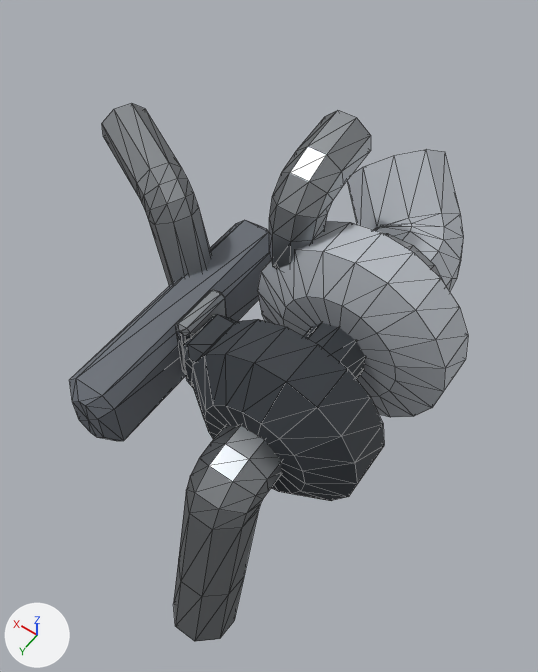
Two versions of the glTF model assets/parts/turbo/vortex_r_big_turbo.glb, one commit apart.
Both versions are drawn from a 50 mm lens placed at (-0.499, 0.441, 0.472), pointed at (-0.221, 0.052, -0.14). Lighting does not change. The marker at lower left points along +X, +Y and +Z. The first picture is the older version. Mesh edges are drawn as thin lines. Vertices at exactly the same position are counted once.

Objects in the first picture: 'model'.
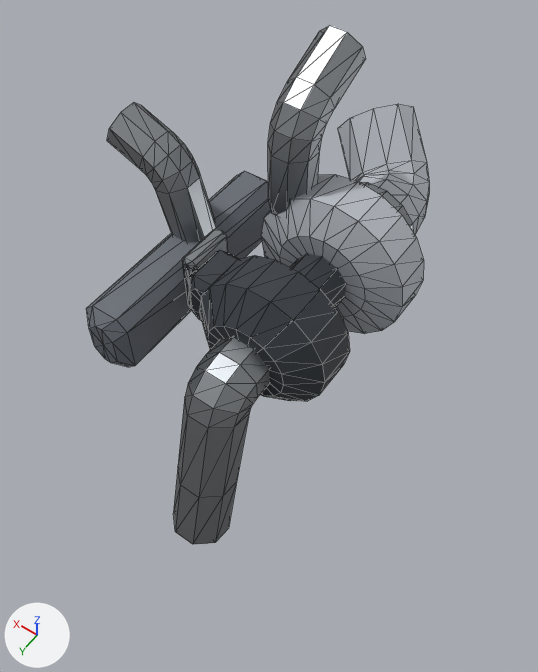
Edits to the scene script, one JSON object a line:
```json
{"block": "me_model", "where": "# used by ob_model"}
{"op": "remove", "block": "me_model", "code": "me_model.from_pydata(...)  # 614 vertices, 1160 faces; spans x -0.83..0.83, y -1.0..1.0, z -0.75..0.75"}
{"op": "add", "block": "me_model", "code": "me_model.from_pydata(...)  # 614 vertices, 1160 faces; spans x -0.67..0.67, y -1.0..1.0, z -0.84..0.84"}
{"block": "me_model", "change": "me_model part 1: the loose piece of 34 vertices spanning x 0.02..0.1, y 0.09..0.33, z -0.12..0.2 is moved by (0.08, -0.01, -0.08)"}
{"block": "me_model", "change": "me_model part 2: the loose piece of 30 vertices spanning x -0.66..-0.17, y -0.42..-0.28, z -0.16..0.32 is scaled about its middle by (0.862, 1.01, 0.862), then moved by (0.11, -0.02, -0.08)"}
{"block": "me_model", "change": "me_model part 3: the loose piece of 58 vertices spanning x -0.53..-0.3, y 0.51..1.0, z -0.75..0.19 is moved by (0.11, 0.0, -0.09)"}
{"block": "me_model", "change": "me_model part 4: the loose piece of 34 vertices spanning x -0.27..0.03, y 0.15..0.39, z -0.08..0.18 is moved by (0.08, -0.01, -0.08)"}
{"block": "me_model", "change": "me_model part 5: the loose piece of 74 vertices spanning x -0.77..-0.06, y 0.21..0.53, z -0.27..0.43 is scaled about its middle by (0.862, 1.01, 0.862), then moved by (0.11, -0.01, -0.08)"}
{"block": "me_model", "change": "me_model part 6: the loose piece of 22 vertices spanning x -0.54..-0.3, y -0.03..0.23, z -0.05..0.2 is moved by (0.11, -0.01, -0.08)"}
{"block": "me_model", "change": "me_model part 7: the loose piece of 82 vertices spanning x -0.83..0.0, y -0.3..-0.01, z -0.34..0.49 is scaled about its middle by (0.862, 1.01, 0.862), then moved by (0.11, -0.02, -0.08)"}
{"block": "me_model", "change": "me_model part 8: the loose piece of 34 vertices spanning x 0.09..0.31, y -0.38..0.73, z -0.2..0.12 is moved by (0.08, -0.01, -0.09)"}
{"block": "me_model", "change": "me_model part 9: 112 of 614 vertices moved; they spanned x -0.62..-0.01, y -1.0..-0.05, z -0.14..0.75 and now span x -0.49..0.08, y -1.0..-0.06, z -0.19..0.84; mean shift (0.09, -0.02, -0.04); largest move (-0.3, -0.79, 0.45) -> (-0.17, -0.82, 0.35)"}
{"block": "me_model", "change": "me_model part 10: 50 of 614 vertices moved; they spanned x -0.02..0.83, y -0.32..0.19, z -0.54..0.55 and now span x 0.06..0.67, y -0.02..0.18, z -0.55..0.53; mean shift (-0.04, 0.15, -0.02); largest move (0.82, -0.13, 0.49) -> (0.62, 0.18, 0.48)"}
{"block": "me_model", "change": "other edits to the shape of me_model do not show in these pictures"}
{"op": "set", "path": "ob_model.location", "old": "(-0.198, 0.0566, -0.114)", "new": "(-0.157, -0.02, -0.109)"}
{"op": "set", "path": "ob_model.scale", "old": "(0.252, 0.252, 0.252)", "new": "(0.249, 0.249, 0.249)"}
```

Boxes [x1, y1, x2, y2] around the edits, measured in the pictures (538 x 672 px; the box of a moved part takes in the faces that stretch with it):
```json
{"object": "model", "change": "reshaped, moved, rescaled", "before": [70, 103, 468, 642], "after": [86, 25, 430, 545], "on screen": "14% narrower"}
{"part": 1, "of": "me_model", "change": "moved or reshaped", "before": [175, 289, 226, 375], "after": [182, 228, 228, 309]}
{"part": 2, "of": "me_model", "change": "moved or reshaped", "before": [384, 233, 443, 281], "after": [361, 182, 413, 231]}
{"part": 3, "of": "me_model", "change": "moved or reshaped", "before": [174, 426, 282, 642], "after": [173, 338, 269, 545]}
{"part": 4, "of": "me_model", "change": "moved or reshaped", "before": [182, 314, 236, 387], "after": [188, 250, 239, 321]}
{"part": 5, "of": "me_model", "change": "moved or reshaped", "before": [191, 319, 384, 501], "after": [199, 255, 350, 402]}
{"part": 6, "of": "me_model", "change": "moved or reshaped", "before": [304, 323, 366, 379], "after": [290, 253, 346, 307]}
{"part": 7, "of": "me_model", "change": "moved or reshaped", "before": [257, 221, 468, 417], "after": [261, 174, 424, 334]}
{"part": 8, "of": "me_model", "change": "moved or reshaped", "before": [70, 220, 271, 441], "after": [86, 171, 270, 367]}
{"part": 9, "of": "me_model", "change": "moved or reshaped", "before": [269, 110, 464, 292], "after": [268, 25, 430, 234]}
{"part": 10, "of": "me_model", "change": "moved or reshaped", "before": [102, 103, 212, 286], "after": [107, 103, 216, 242]}
```
